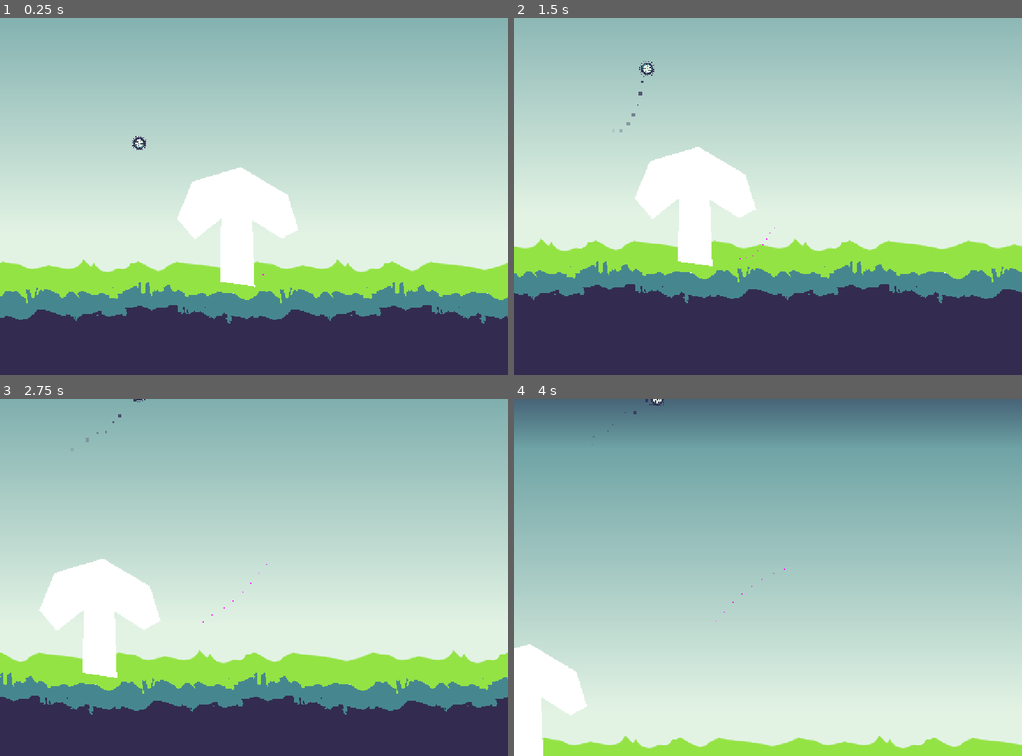
Above: before the commit, frames 1-4 (two rows, left to right).
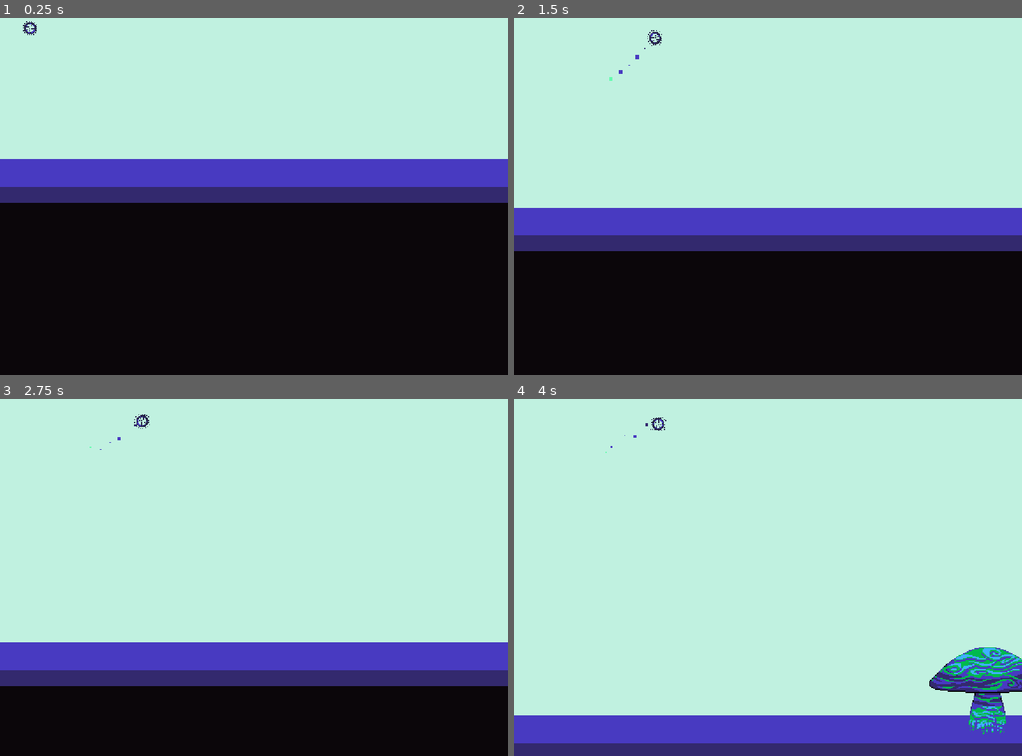
Above: after the commit, the same moments.

Repository: mewore/mini-jam-156-mushroom
Game: Godot game, scene res://scenes/Main.tscn
Two runs of this game, one before a commit and one after it. Both use one fixed random seed, a clock stepped at 60 frames per second and the inputs below.
Inputs:
- Up to frame 1 (0.25 s): no input
- Up to frame 2 (1.5 s): hold Up (fly_up) 0.53-1.28 s
- Up to frame 3 (2.75 s): hold Up (fly_up) from 2.03 s (still down)
- Up to frame 4 (4 s): release Up (fly_up) at 3.53 s

The runs differ from the first frame. In frame 1, 97% of the frame differs, in the area x 0-100%, y 0-100%; in frame 2, 84%; in frame 3, 84%; in frame 4, 85%.

Commit message:
Randomization shader

Diff:
--- a/scenes/Main.gd
+++ b/scenes/Main.gd
@@ -2,7 +2,7 @@
 
 @onready var camera: Camera2D = get_node("Camera2D")
 @onready var spore: Spore = get_node("Spore")
-@onready var background: Sprite2D = get_node("Land")
+@onready var background: Sprite2D = get_node("ParallaxBackground/BackgroundLayer/Background")
 @onready var groundY: float = get_node("GroundMarker").position.y
 
 @export var accelerationAmount: Vector2 = Vector2(-200, -500)
@@ -14,14 +14,14 @@
 
 # Called when the node enters the scene tree for the first time.
 func _ready():
-	pass
+	get_node("HueShift").visible = true
+	camera.limit_bottom = background.region_rect.size.y
 
 # Called every frame. 'delta' is the elapsed time since the previous frame.
 func _process(delta):
-	camera.position = Vector2(spore.position.x + cameraOffsetX, min((spore.position.y + background.region_rect.size.y) * .5, spore.position.y + viewportHeight / 2 - spore.texture.get_size().y / 2))
+	camera.position = Vector2(spore.position.x + cameraOffsetX, min((spore.position.y + background.region_rect.size.y) * .5, spore.position.y + viewportHeight / 2 - spore.texture.get_size().y * 2))
 
 func _physics_process(delta):
 	if Input.is_action_pressed("fly_up"):
 		var windStrength = spore.position.y / groundY
 		spore.motion += accelerationAmount * (windStrength * delta)
-		print(spore.motion)
--- a/scenes/Main.tscn
+++ b/scenes/Main.tscn
@@ -1,41 +1,52 @@
-[gd_scene load_steps=4 format=3 uid="uid://b61g46usq7odr"]
+[gd_scene load_steps=6 format=3 uid="uid://b61g46usq7odr"]
 
 [ext_resource type="Script" path="res://scenes/Main.gd" id="1_d4hjo"]
+[ext_resource type="Texture2D" uid="uid://e5h3ukdi627v" path="res://environment/background.png" id="2_5h2vd"]
 [ext_resource type="PackedScene" uid="uid://culx2s5sloqcg" path="res://entities/spore/spore.tscn" id="2_ekf75"]
-[ext_resource type="Texture2D" uid="uid://db33uyfwu117j" path="res://environment/land.png" id="2_s078k"]
+[ext_resource type="Material" uid="uid://p2tdjbpeea1i" path="res://util/randomize-palette-material.tres" id="5_3l5db"]
+[ext_resource type="Texture2D" uid="uid://buxo4sftnd38r" path="res://entities/mushroom/mushroom2.png" id="5_5ikdo"]
 
 [node name="Main" type="Node2D"]
 script = ExtResource("1_d4hjo")
+accelerationAmount = Vector2(100, -500)
 
-[node name="Land" type="Sprite2D" parent="."]
+[node name="ParallaxBackground" type="ParallaxBackground" parent="."]
+
+[node name="BackgroundLayer" type="ParallaxLayer" parent="ParallaxBackground"]
+motion_scale = Vector2(0, 1)
+
+[node name="Background" type="Sprite2D" parent="ParallaxBackground/BackgroundLayer"]
 texture_repeat = 2
-position = Vector2(-256, 0)
-texture = ExtResource("2_s078k")
+texture = ExtResource("2_5h2vd")
 centered = false
 region_enabled = true
-region_rect = Rect2(0, 0, 10000, 512)
+region_rect = Rect2(0, 0, 1024, 650)
 
 [node name="Spore" parent="." instance=ExtResource("2_ekf75")]
 position = Vector2(14, 244)
 
 [node name="Camera2D" type="Camera2D" parent="."]
-position = Vector2(106, 244)
+position = Vector2(510, 476)
 limit_left = -200
 limit_top = 0
-limit_bottom = 500
 limit_smoothed = true
 position_smoothing_enabled = true
-
-[node name="CPUParticles2D" type="CPUParticles2D" parent="Camera2D"]
-gravity = Vector2(0, 0)
-color = Color(1, 0, 1, 1)
 
 [node name="GroundMarker" type="Marker2D" parent="."]
 position = Vector2(0, 411)
 
-[node name="Polygon2D" type="Polygon2D" parent="."]
-position = Vector2(44, 194)
-scale = Vector2(0.5, 0.5)
-polygon = PackedVector2Array(111, 382, 112, 255, 59, 297, 23, 255, 54, 180, 152, 151, 246, 207, 268, 277, 234, 295, 175, 258, 180, 392)
+[node name="Mushroom" type="Sprite2D" parent="."]
+position = Vector2(649, 335)
+texture = ExtResource("5_5ikdo")
 
-[node name="CollisionShape2D" type="CollisionShape2D" parent="."]
+[node name="HueShift" type="ParallaxBackground" parent="."]
+layer = 100
+
+[node name="HueShiftLayer" type="ParallaxLayer" parent="HueShift"]
+motion_scale = Vector2(0, 0)
+
+[node name="HueShift" type="ColorRect" parent="HueShift/HueShiftLayer"]
+material = ExtResource("5_3l5db")
+offset_right = 512.0
+offset_bottom = 360.0
+mouse_filter = 2
--- /dev/null
+++ b/util/randomize-palette-material.tres
@@ -0,0 +1,11 @@
+[gd_resource type="ShaderMaterial" load_steps=3 format=3 uid="uid://p2tdjbpeea1i"]
+
+[ext_resource type="Shader" path="res://util/randomize-palette.gdshader" id="1_effss"]
+[ext_resource type="Texture2D" uid="uid://btfgpqv11c0d6" path="res://util/palette-to-randomize.png" id="2_o2sya"]
+
+[resource]
+shader = ExtResource("1_effss")
+shader_parameter/palette_size = 16
+shader_parameter/randomization_amount = 0.5
+shader_parameter/randomization_seed = 28.655
+shader_parameter/palette = ExtResource("2_o2sya")
--- /dev/null
+++ b/util/randomize-palette.gdshader
@@ -0,0 +1,62 @@
+shader_type canvas_item;
+
+uniform sampler2D screen_texture : hint_screen_texture, filter_linear_mipmap;
+uniform sampler2D palette;
+uniform int palette_size;
+
+uniform float randomization_amount = 0.5;
+uniform float randomization_seed = 11.0;
+
+vec3 hueShift( vec3 color, float hueAdjust ){
+    const vec3  kRGBToYPrime = vec3 (0.299, 0.587, 0.114);
+    const vec3  kRGBToI      = vec3 (0.596, -0.275, -0.321);
+    const vec3  kRGBToQ      = vec3 (0.212, -0.523, 0.311);
+
+    const vec3  kYIQToR     = vec3 (1.0, 0.956, 0.621);
+    const vec3  kYIQToG     = vec3 (1.0, -0.272, -0.647);
+    const vec3  kYIQToB     = vec3 (1.0, -1.107, 1.704);
+
+    float   YPrime  = dot (color, kRGBToYPrime);
+    float   I       = dot (color, kRGBToI);
+    float   Q       = dot (color, kRGBToQ);
+    float   hue     = atan (Q, I);
+    float   chroma  = sqrt (I * I + Q * Q);
+
+    hue += hueAdjust;
+
+    Q = chroma * sin (hue);
+    I = chroma * cos (hue);
+
+    vec3    yIQ   = vec3 (YPrime, I, Q);
+
+    return vec3( dot (yIQ, kYIQToR), dot (yIQ, kYIQToG), dot (yIQ, kYIQToB) );
+}
+
+void fragment() {
+	vec4 original_color = textureLod(screen_texture, UV, 0.0);
+
+	float idx = -1.0;
+    float bestDistance = 1000000000.0;
+	vec3 best_palette_color;
+	const int MAX_ITERATIONS = 1000;
+
+	for (int i = 0; i < MAX_ITERATIONS; i++) {
+        if (i >= palette_size) {
+            break;
+        }
+		vec3 palette_color = texture(palette, vec2((float(i) + 0.5) / float(palette_size), 0)).rgb;
+		float dist = distance(palette_color, original_color.rgb);
+		if (dist < bestDistance) {
+			idx = float(i);
+			bestDistance = dist;
+			best_palette_color = palette_color;
+		}
+	}
+
+	if (idx >= 0.0) {
+		float change_amount = (fract(sin(dot(vec2(randomization_seed, idx), vec2(12.9898, 78.233))) * 43758.5453) - 0.5) * randomization_amount;
+		COLOR = vec4(hueShift(best_palette_color, change_amount * PI), original_color.a);
+	} else {
+		COLOR = original_color;
+	}
+}
Binary file added: entities/mushroom/mushroom.png
Not shown, changed: entities/mushroom/mushroom.png.import
Binary file added: entities/mushroom/mushroom2.png
Not shown, added: entities/mushroom/mushroom2.png.import
Binary file added: environment/background.png
Not shown, added: environment/background.png.import
Binary file removed: environment/land.png
Binary file added: util/palette-to-randomize.png
Not shown, added: util/palette-to-randomize.png.import
Binary file added: util/white-8x8.png
Not shown, added: util/white-8x8.png.import
Not shown, changed: README.md
